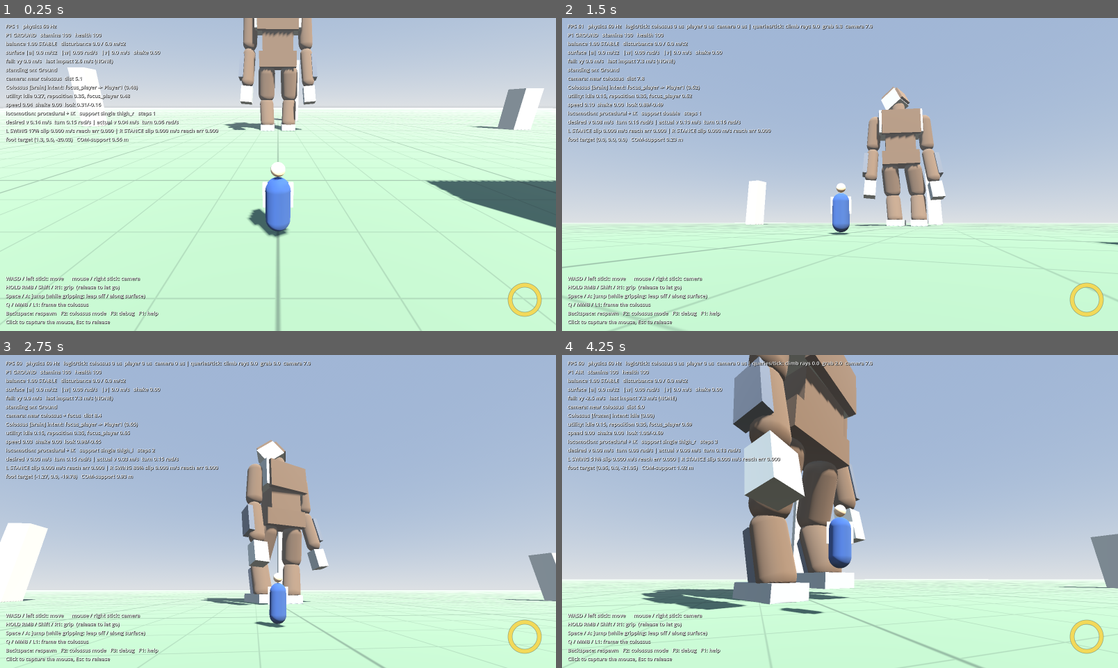
Above: before the commit, frames 1-4 (two rows, left to right).
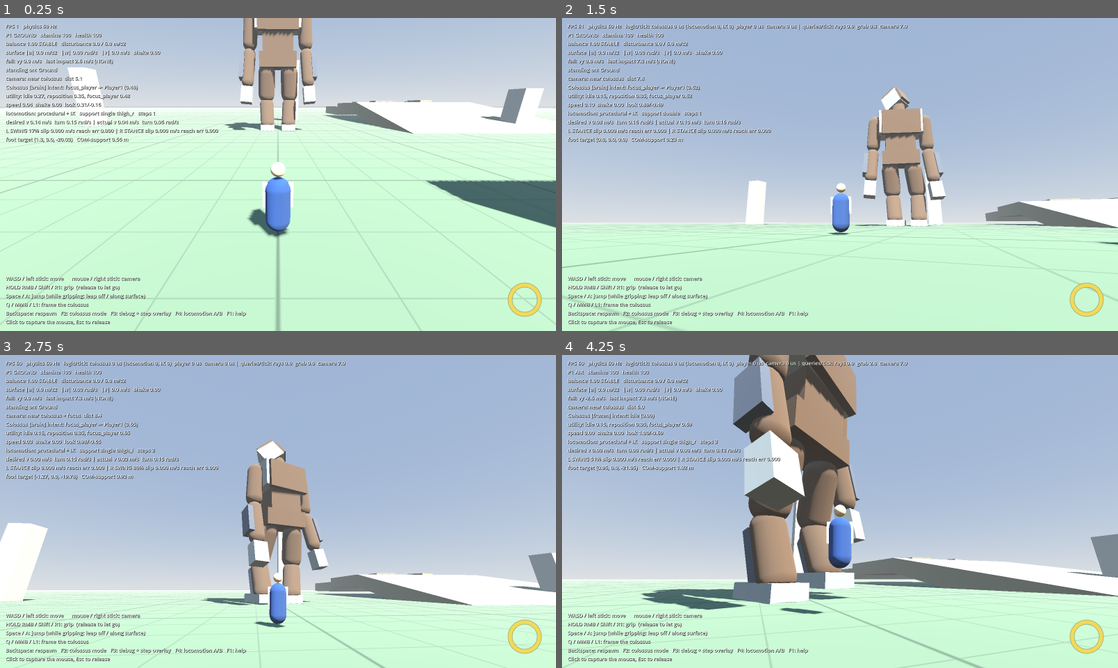
Above: after the commit, the same moments.

Repository: snakex21/gra
Game: Godot game, scene res://scenes/sandbox.tscn
Same seed, same stepped clock (60 frames per second), same inputs: the game is played once before the commit and once after it.
Inputs (mouse positions are in pixels of both pictures, inside the frame that each line leads up to):
- Up to frame 1 (0.25 s): no input
- Up to frame 2 (1.5 s): tap Enter at 0.5 s; move the mouse to (867, 174) at 0.52 s; hold Q (focus) 0.53-1.28 s; hold W (move_forward) from 0.53 s (still down); click (867, 174) at 0.67 s; tap Space (jump) at 0.77, 1.07 s; right-click (867, 174) at 0.8 s; move the mouse to (812, 174) at 1.27 s; right-click (812, 174) at 1.35 s
- Up to frame 3 (2.75 s): keep holding W (move_forward); tap Space (jump) at 1.52, 1.55, 1.82, 2.1 s; move the mouse to (289, 505) at 2.02 s; hold Q (focus) from 2.03 s (still down)
- Up to frame 4 (4.25 s): keep holding W (move_forward); move the mouse to (834, 517) at 2.77 s; release Q (focus) at 2.78 s; tap Q (focus) at 2.85 s; click (834, 517) at 2.92 s; tap Space (jump) at 3.02, 3.32, 3.77, 3.8, 4.07 s; right-click (834, 517) at 3.05 s; move the mouse to (878, 514) at 3.52 s; hold Right mouse button (grab) from 3.53 s (still down); tap F2 (debug_colossus_mode) at 4.15 s

The runs differ from the first frame. In frame 1, 2.2% of the frame differs, in the area x 24-100%, y 26-96%; in frame 2, 2.3%; in frame 3, 3.6%; in frame 4, 4.5%, in the area x 22-100%, y 2-96%.

Commit message:
Etap 3: fair A/B, sandbox terrain + F4 mode switch, HUD/overlay, docs
- Animation+IK mode measured fairly: contact from the cycle's stance
  phase (foot-plant markers), smoothed pelvis offset.
- Sandbox: test terrain course, F4 cycles leg modes (procedural+IK /
  animation+IK / legacy FK), F3 toggles the step overlay (stance/swing
  feet, planned target, ground normal, support line, COM).
- HUD: locomotion mode, foot phases, slip and IK reach error, desired vs
  actual velocity and turn rate, support state, COM-support distance,
  locomotion and IK cost per tick.
- GreyboxHumanoid.teleport() for tools; foot stats reset across
  teleports/mode switches; overlay stays in world space.
- Capture demo for Etap 3 scenarios; docs/ETAP_3.md with results, A/B
  table, CPU costs and findings.

Co-Authored-By: Claude Opus 5.5 <noreply@anthropic.com>
Claude-Session: https://claude.ai/code/session_01VtHurRbXaeB8po2BuDGF9R

Diff:
--- a/scenes/sandbox.gd
+++ b/scenes/sandbox.gd
@@ -15,6 +15,8 @@
 func _ready() -> void:
 	InputSetup.ensure_defaults()
 	_build_ruins()
+	# Uneven test terrain for locomotion (ramp, bumps, step) beside the colossus.
+	TerrainKit.build_course(self, Vector3(26, 0, -4))
 	for i in player_count:
 		_spawn_player(i)
 	if DisplayServer.get_name() != "headless":
@@ -66,6 +68,11 @@
 			c.snap_behind_player()
 	elif event.is_action_pressed(&"debug_colossus_mode"):
 		colossus.cycle_debug_override()
+	elif event.is_action_pressed(&"debug_locomotion_mode") and colossus is GreyboxHumanoid:
+		(colossus as GreyboxHumanoid).cycle_locomotion_mode()
+	elif event.is_action_pressed(&"debug_draw") and colossus is GreyboxHumanoid:
+		var draw := (colossus as GreyboxHumanoid).debug_draw
+		draw.visible = not draw.visible
 
 
 ## Static ruins: camera obstacles and a climbable wall (vines = ClimbPatch) with a
--- a/src/colossus/greybox/greybox_humanoid.gd
+++ b/src/colossus/greybox/greybox_humanoid.gd
@@ -166,6 +166,17 @@
 	reset_foot_stats()
 
 
+## Moves the colossus (feet re-planted on the ground there). Tools / test scenes only.
+func teleport(pos: Vector3, yaw: float) -> void:
+	loco.reset(get_world_3d().direct_space_state, pos, yaw)
+	global_transform = Transform3D(loco.body_basis(), loco.position)
+	_sync_segments()
+	_sync_segments()
+	reset_foot_stats()
+	for s in segments:
+		s.reset_physics_interpolation()
+
+
 func cycle_locomotion_mode() -> void:
 	set_locomotion_mode(((locomotion_mode + 1) % 3) as LocomotionMode)
 
@@ -178,6 +189,8 @@
 
 func reset_foot_stats() -> void:
 	foot_stats = {"slip_max": 0.0, "slip_sum": 0.0, "contact_ticks": 0, "reach_max": 0.0, "ticks": 0}
+	# The next tick starts a new measurement (no slip across a teleport or a mode switch).
+	_contact_prev = [false, false]
 
 
 func _setup_locomotion() -> void:
--- a/src/input/input_setup.gd
+++ b/src/input/input_setup.gd
@@ -19,6 +19,7 @@
 	_action(&"respawn", [_key(KEY_BACKSPACE), _button(JOY_BUTTON_BACK)])
 	_action(&"debug_colossus_mode", [_key(KEY_F2)])
 	_action(&"debug_draw", [_key(KEY_F3)])
+	_action(&"debug_locomotion_mode", [_key(KEY_F4)])
 	_action(&"toggle_help", [_key(KEY_F1)])
 
 
--- a/src/locomotion/locomotion_debug_draw.gd
+++ b/src/locomotion/locomotion_debug_draw.gd
@@ -26,6 +26,8 @@
 func _process(_delta: float) -> void:
 	if not visible or colossus == null:
 		return
+	# Vertices are in world space: keep this node at the origin whatever its parent does.
+	global_transform = Transform3D.IDENTITY
 	var loco := colossus.loco
 	_mesh.clear_surfaces()
 	_mesh.surface_begin(Mesh.PRIMITIVE_LINES)
--- a/src/ui/player_hud.gd
+++ b/src/ui/player_hud.gd
@@ -32,7 +32,7 @@
 		"HOLD RMB / Shift / R1: grip  (release to let go)",
 		"Space / A: jump (while gripping: leap off / along surface)",
 		"Q / MMB / L1: frame the colossus",
-		"Backspace: respawn   F2: colossus mode   F3: debug   F1: help",
+		"Backspace: respawn   F2: colossus mode   F3: debug + step overlay   F4: locomotion A/B   F1: help",
 		"Click to capture the mouse, Esc to release",
 	])
 	add_child(_help)
@@ -108,6 +108,6 @@
 	var p := Perf.take()
 	var us: Dictionary = p.usec
 	var q: Dictionary = p.queries
-	_perf_text = "logic/tick: colossus %.0f us  player %.0f us  camera %.0f us | queries/tick: climb rays %.1f  grab %.1f  camera %.1f" % [
-		us.get(&"colossus", 0) / float(ticks), us.get(&"player", 0) / float(ticks), us.get(&"camera", 0) / float(ticks),
+	_perf_text = "logic/tick: colossus %.0f us (locomotion %.0f, IK %.0f)  player %.0f us  camera %.0f us | queries/tick: rays %.1f  grab %.1f  camera %.1f" % [
+		us.get(&"colossus", 0) / float(ticks), us.get(&"locomotion", 0) / float(ticks), us.get(&"ik", 0) / float(ticks), us.get(&"player", 0) / float(ticks), us.get(&"camera", 0) / float(ticks),
 		q.get(&"climb_rays", 0) / float(ticks), q.get(&"grab_queries", 0) / float(ticks), q.get(&"camera_queries", 0) / float(ticks)]
--- a/tests/capture_demo.gd
+++ b/tests/capture_demo.gd
@@ -37,83 +37,88 @@
 	for n in sandbox.find_children("*", "PlayerHud", true, false):
 		hud = n
 	_hud = hud
-	colossus.debug_override = &"frozen"
-	await _wait(30)
+	var g := colossus as GreyboxHumanoid
+	g.debug_draw.visible = true
+	g.debug_override = &"manual"
+	# Colossus just before the test course (ramp starts at z = -16), walking -Z.
+	g.teleport(Vector3(26, 0, -10), 0.0)
+	_watch_from(Vector3(38, 0.95, -12))
+	g.debug_desired_speed = 1.4
+	await _drive(Vector2.ZERO, 150)
+	await _shot("01_walk_steps_overlay")
+	await _drive(Vector2.ZERO, 250)
+	_watch_from(Vector3(37, 0.95, -22))
+	await _drive(Vector2.ZERO, 1)
+	await _shot("02_ramp")
+	await _drive(Vector2.ZERO, 500)
+	_watch_from(Vector3(36, 4.5, -36))
+	await _drive(Vector2.ZERO, 1)
+	await _shot("03_bumps")
+	await _drive(Vector2.ZERO, 300)
+	_watch_from(Vector3(36, 2.7, -52))
+	await _drive(Vector2.ZERO, 60)
+	await _shot("04_step_down")
+	g.debug_desired_speed = 0.0
+	g.debug_desired_turn = 0.3
+	await _drive(Vector2.ZERO, 240)
+	await _shot("05_turn_in_place")
+	# A/B: classic cycle + foot IK on the same bumps.
+	g.debug_desired_turn = 0.0
+	g.set_locomotion_mode(GreyboxHumanoid.LocomotionMode.ANIM_IK)
+	g.teleport(Vector3(26, 3.53, -33), 0.0)
+	g.debug_desired_speed = 1.4
+	await _drive(Vector2.ZERO, 200)
+	_watch_from(Vector3(35, 4.5, -38))
+	await _drive(Vector2.ZERO, 60)
+	await _shot("06_anim_ik_bumps")
+	g.set_locomotion_mode(GreyboxHumanoid.LocomotionMode.PROCEDURAL)
+	g.teleport(Vector3(26, 3.53, -33), 0.0)
+	await _drive(Vector2.ZERO, 200)
+	_watch_from(Vector3(35, 4.5, -38))
+	await _drive(Vector2.ZERO, 60)
+	await _shot("07_procedural_bumps")
+	# Player on a stepping leg.
+	g.teleport(Vector3(0, 0, -20), 0.0)
+	g.debug_desired_speed = 1.2
+	await _drive(Vector2.ZERO, 60)
+	var seg := _segment(&"shin_l")
+	for attempt in 4:
+		if player.is_climbing():
+			break
+		while not g.loco.legs[0].is_planted():
+			await _drive(Vector2.ZERO, 1)
+		player.global_position = seg.global_transform * Vector3(0, -1.6, 1.25)
+		player.velocity = Vector3.ZERO
+		player.facing = -colossus.global_basis.z
+		player.reset_physics_interpolation()
+		cam.snap_behind_player()
+		player.actions.grab_held = true
+		await _drive(Vector2.ZERO, 3)
+	await _drive(Vector2(0, 1), 140)
+	await _shot("08_climbing_stepping_leg")
+	# Player standing on the shoulder of the walking colossus.
+	var chest := _segment(&"chest")
+	player.actions.grab_held = false
+	await _drive(Vector2.ZERO, 2)
+	player.global_position = chest.global_transform * Vector3(1.9, 3.8, 0.0)
+	player.velocity = Vector3.ZERO
+	player.reset_physics_interpolation()
+	cam.yaw = colossus.rotation.y + PI * 0.6
+	cam.pitch = -0.3
+	g.debug_desired_turn = 0.15
+	await _drive(Vector2.ZERO, 180)
+	await _shot("09_standing_on_walking_colossus")
 
-	# 1) Approach on foot: "near colossus" framing.
-	var seg := _segment(&"shin_l")
-	var back := colossus.global_basis.z
-	player.global_position = seg.global_transform * Vector3(0, -2.2, 0) + back * 9.0
-	player.facing = -back
+
+## Puts the (idle) player at a viewpoint and points the camera at the colossus' legs.
+func _watch_from(p: Vector3) -> void:
+	player.global_position = p
+	player.velocity = Vector3.ZERO
 	player.reset_physics_interpolation()
-	cam.snap_behind_player()
-	cam.pitch = -0.05
-	await _drive(Vector2(0, 0.5), 60)
-	await _shot("01_approach_scale")
-
-	# 2) Grab the leg and climb a walking colossus (camera leads along the route).
-	await _drive(Vector2(0, 1), 50)
-	player.actions.grab_held = true
-	colossus.debug_override = &"walk"
-	await _drive(Vector2(0, 1), 200)
-	await _shot("02_climb_lookahead")
-
-	# 3) Pull up onto the shoulders, stand on the walking colossus.
-	var mantled := [false]
-	player.mantled.connect(func() -> void: mantled[0] = true)
-	for i in 400:
-		if mantled[0]:
-			break
-		await _drive(Vector2(0, 1), 1)
-	player.actions.grab_held = false
-	await _drive(Vector2.ZERO, 20)
-	# Step out to the middle of the shoulder.
-	var chest := _segment(&"chest")
-	var to_side := (chest.global_transform * Vector3(1.9, 2.8, 0.0)) - player.global_position
-	to_side.y = 0.0
-	player.actions.view_basis = Basis.looking_at(to_side.normalized())
-	for i in 30:
-		if (chest.global_transform.affine_inverse() * player.global_position).x > 1.8:
-			break
-		player.actions.move = Vector2(0, 0.6)
-		player.actions.view_basis = Basis.looking_at(to_side.normalized())
-		await get_tree().physics_frame
-	player.actions.move = Vector2.ZERO
-	cam.yaw = colossus.rotation.y + PI * 0.5
-	cam.pitch = -0.35
-	await _drive(Vector2.ZERO, 90)
-	await _shot("03_standing_on_walking_colossus")
-
-	# 4) Shake: balance drains continuously.
-	colossus.debug_override = &"shake"
-	colossus._think_left = 0.0
-	for i in 200:
-		await _drive(Vector2.ZERO, 1)
-		if player.balance.state >= Balance.State.UNSTABLE and not _taken.has("04"):
-			await _drive(Vector2.ZERO, 10)
-			await _shot("04_unstable")
-		if player.balance.state >= Balance.State.STUMBLE:
-			break
-	await _shot("05_slipping")
-	# 5) Save yourself: grab.
-	player.actions.grab_held = true
-	await _drive(Vector2.ZERO, 40)
-	await _shot("06_rescue_grab")
-	# 6) Let go while it shakes: thrown off, hard landing.
-	player.actions.grab_held = false
-	for i in 240:
-		await _drive(Vector2.ZERO, 1)
-		if player.state == PlayerCharacter.State.GROUND and player.last_impact_tier != FallImpact.Tier.NONE and not player.is_on_colossus():
-			break
-	await _drive(Vector2.ZERO, 15)
-	await _shot("07_landed_after_throw")
-	# 7) Back on the ground: frame the colossus (focus).
-	colossus.debug_override = &""
-	await _drive(Vector2.ZERO, 120)
-	player.actions.focus_held = true
-	await _drive(Vector2.ZERO, 90)
-	await _shot("08_focus_colossus")
 	player.actions.focus_held = false
+	var to := colossus.global_position + Vector3.UP * 3.0 - p
+	cam.yaw = atan2(-to.x, -to.z)
+	cam.pitch = atan2(to.y, Vector2(to.x, to.z).length())
 
 
 var _hud: PlayerHud
@@ -141,7 +146,8 @@
 	_taken[name.substr(0, 2)] = true
 	if _hud:
 		print("---- %s HUD ----\n%s" % [name, _hud._label.text])
-	print("shot %s  state=%s balance=%.2f y=%.1f stamina=%.0f health=%.0f intent=%s camera=%s %.1f m" % [name, player.get_display_state(), player.balance.value, player.global_position.y, player.stamina.value, player.health, colossus.intent.kind, cam.debug_state, cam.get_distance()])
+	var g := colossus as GreyboxHumanoid
+	print("shot %s  player=%s balance=%.2f | %s | slip max %.4f m/s" % [name, player.get_display_state(), player.balance.value, g.locomotion_debug_text().replace("\n", " | "), g.foot_stats.slip_max])
 
 
 func _segment(bone: StringName) -> BodySegment:
Not shown, added: tests/fps_scenario.gd.uid
Not shown, changed: README.md
Not shown, changed: docs/ARCHITEKTURA.md
Not shown, added: docs/ETAP_3.md
